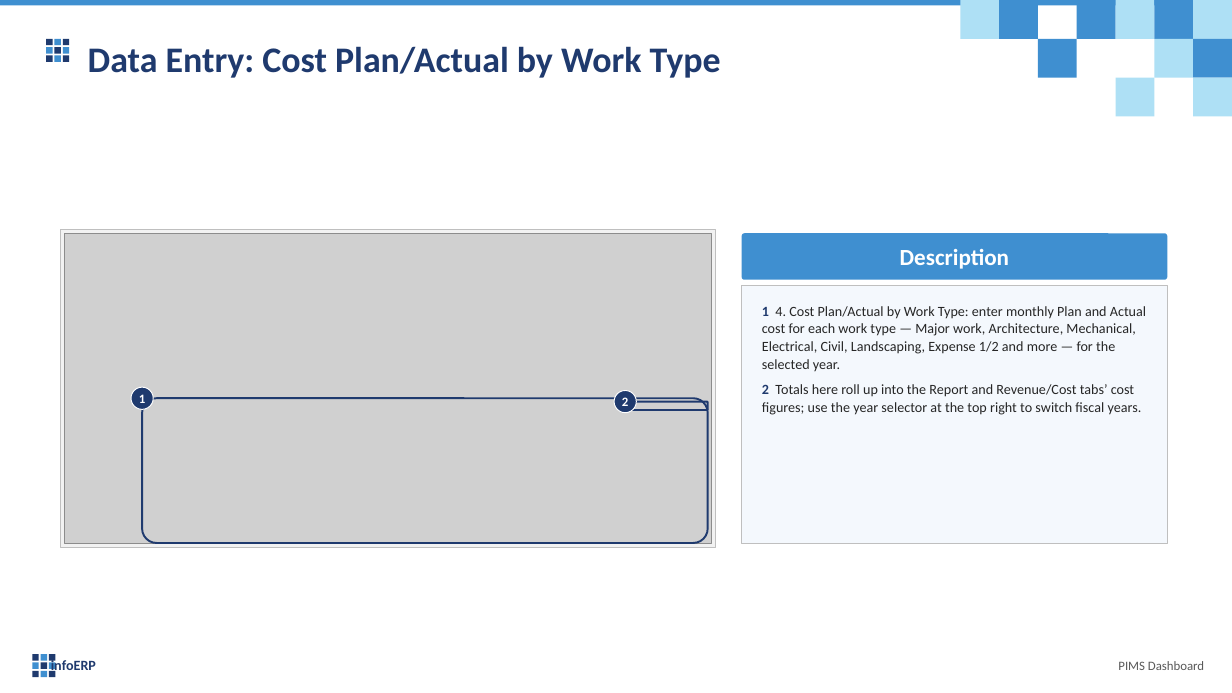
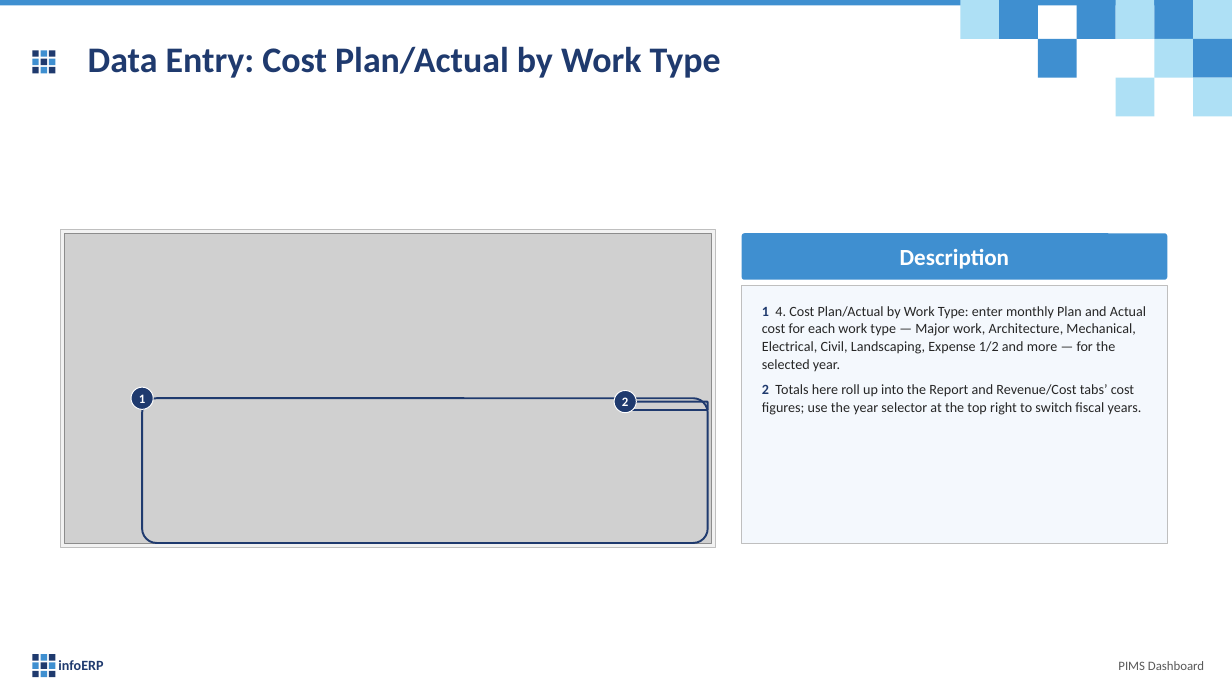
Before and after one commit to truongCLT/PIMS-DASHBOARD, a slide deck: slide 25 of docs/PIMS_Dashboard_User_Guide_V1.pptx. Drawn at 1232x693 pixels with LibreOffice and Linux fonts; fonts in the diff are those of the drawing; grey boxes stand for pictures. Boxes give left, top, right and bottom in pixels: in the first picture for what was removed or moved away, otherwise in the second. Text is boxed around its words. In the diff, an @@ line names an element or a change of style, - is before the commit and + after.

```diff
--- a/docs/PIMS_Dashboard_User_Guide_V1.pptx
+++ b/docs/PIMS_Dashboard_User_Guide_V1.pptx
@@ rectangle: place and size @@
-rectangle at [55, 47, 61, 54]
+rectangle at [32, 51, 39, 57]
@@ rectangle: place and size @@
-rectangle at [63, 47, 69, 54]
+rectangle at [32, 59, 39, 66]
@@ rectangle: place and size @@
-rectangle at [46, 47, 53, 54]
+rectangle at [41, 51, 47, 57]
@@ rectangle: place and size @@
-rectangle at [63, 55, 69, 62]
+rectangle at [41, 59, 47, 66]
@@ rectangle: place and size @@
-rectangle at [46, 55, 53, 62]
+rectangle at [49, 51, 55, 57]
@@ rectangle: place and size @@
-rectangle at [55, 55, 61, 62]
+rectangle at [49, 59, 55, 66]
@@ rectangle: place and size @@
-rectangle at [63, 39, 69, 45]
+rectangle at [32, 67, 39, 73]
@@ rectangle: place and size @@
-rectangle at [55, 39, 61, 45]
+rectangle at [41, 67, 47, 73]
@@ rectangle: place and size @@
-rectangle at [46, 39, 53, 45]
+rectangle at [49, 67, 55, 73]
@@ text "infoERP" rewrapped from [51, 658, 96, 674] to [58, 660, 103, 670] @@
```
Also in this commit, not shown: 30 other slides changed, 5 other files.
